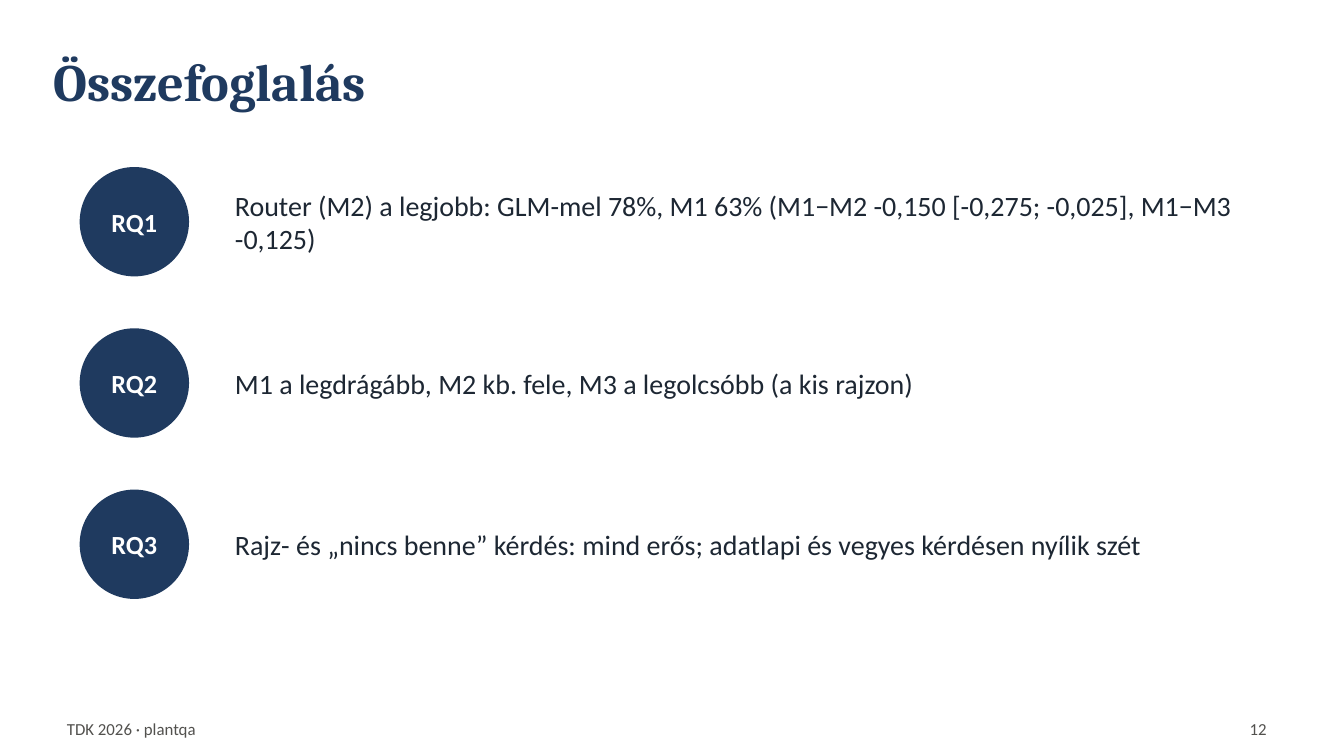
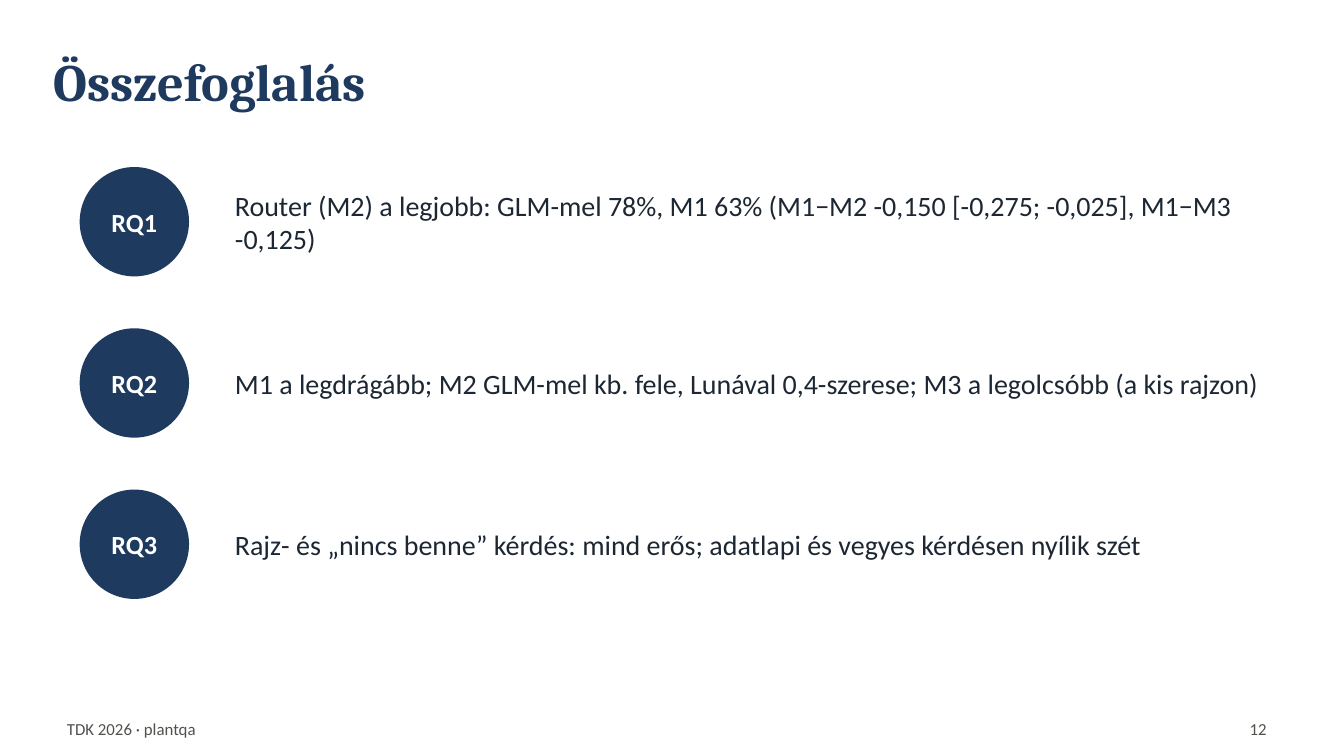
Before and after one commit to Pifu69/plantqa, a slide deck: slide 12 of eloadas/eloadas.pptx. Drawn at 1344x756 pixels with LibreOffice and Linux fonts; fonts in the diff are those of the drawing. Boxes give left, top, right and bottom in pixels: in the first picture for what was removed or moved away, otherwise in the second. Text is boxed around its words. In the diff, an @@ line names an element or a change of style, - is before the commit and + after.

Commit message:
Number check fixes applied (EXP-050 total spend), thesis PDF (50 pages) and slides rebuilt, final status

```diff
--- a/eloadas/eloadas.pptx
+++ b/eloadas/eloadas.pptx
@@ text at (235, 373, 1258, 399): text changed @@
-M1 a legdrágább, M2 kb. fele, M3 a legolcsóbb (a kis rajzon)
+M1 a legdrágább; M2 GLM-mel kb. fele, Lunával 0,4-szerese; M3 a legolcsóbb (a kis rajzon)
```
Also in this commit, not shown: 15 other files.
